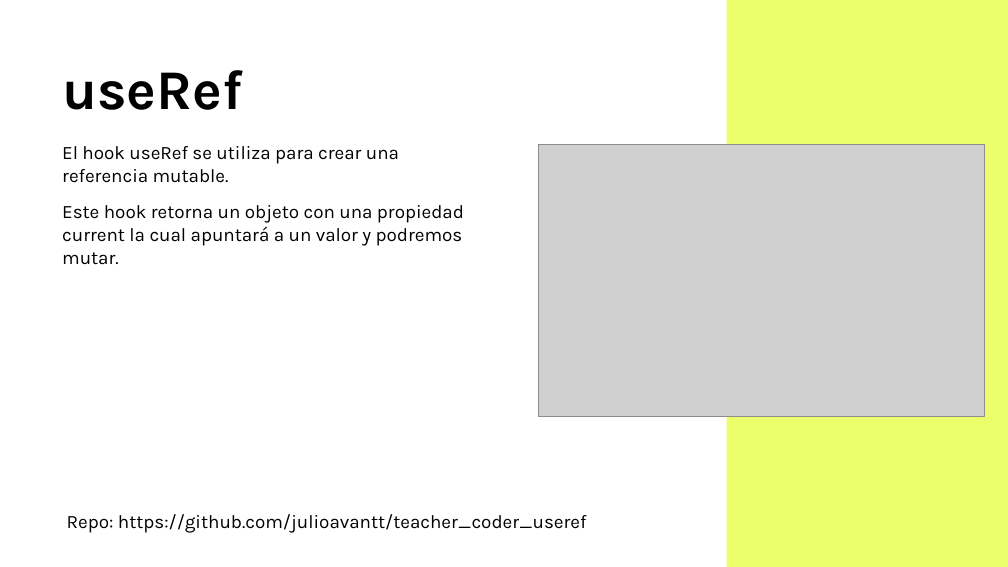
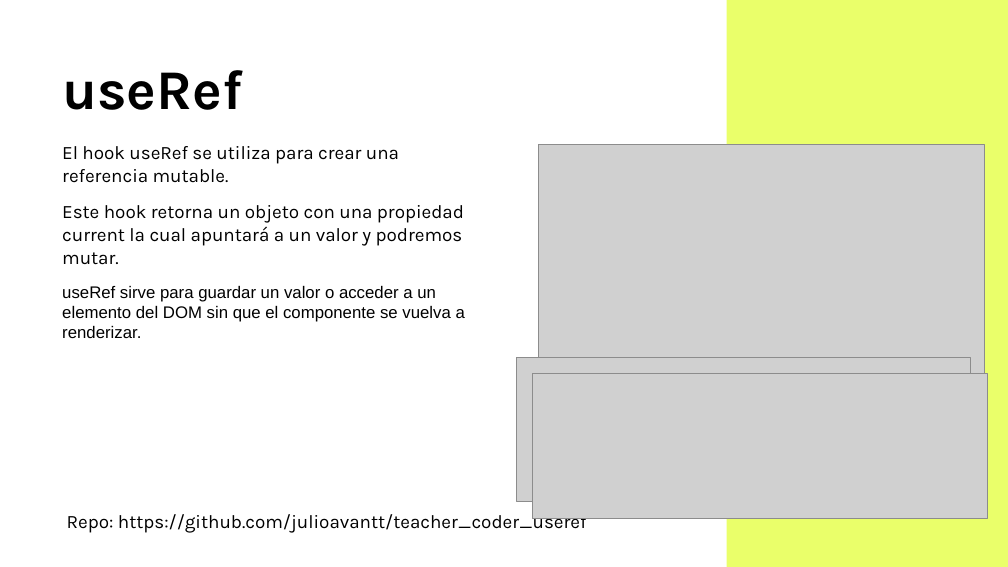
Before and after one commit to Arturogrottoli/Project-React-Js, a slide deck: slide 6 of Clase03/Unidad 3 - Clase en vivo.pptx. Drawn at 1008x567 pixels with LibreOffice and Linux fonts; fonts in the diff are those of the drawing; grey boxes stand for pictures; background and template pictures are left out. Boxes give left, top, right and bottom in pixels: in the first picture for what was removed or moved away, otherwise in the second. Text is boxed around its words. In the diff, an @@ line names an element or a change of style, - is before the commit and + after.

```diff
--- a/Clase03/Unidad 3 - Clase en vivo.pptx
+++ b/Clase03/Unidad 3 - Clase en vivo.pptx
@@ text at [62, 286, 465, 338]: paragraph added @@
+useRef sirve para guardar un valor o acceder a un elemento del DOM sin que el componente se vuelva a renderizar.
@@ picture added at [516, 357, 971, 501] @@
@@ picture added at [533, 374, 988, 518] @@
```
Also in this commit, not shown: 1 slide added.
